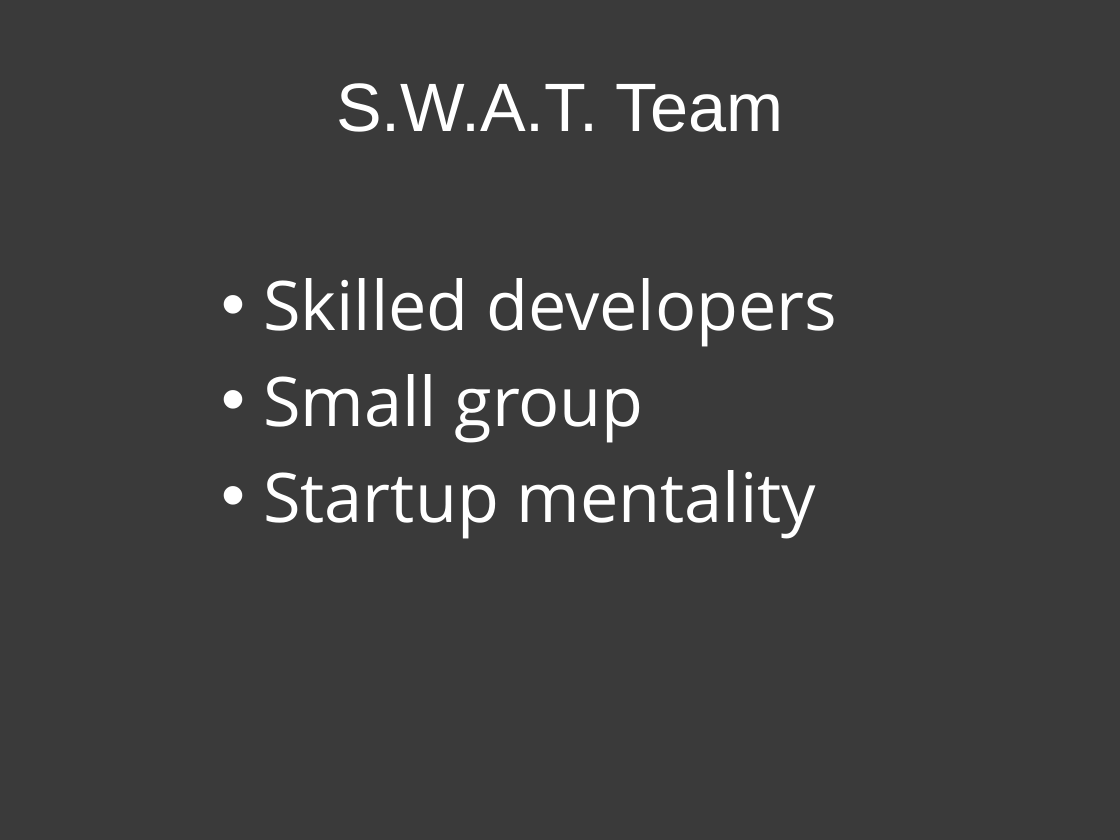
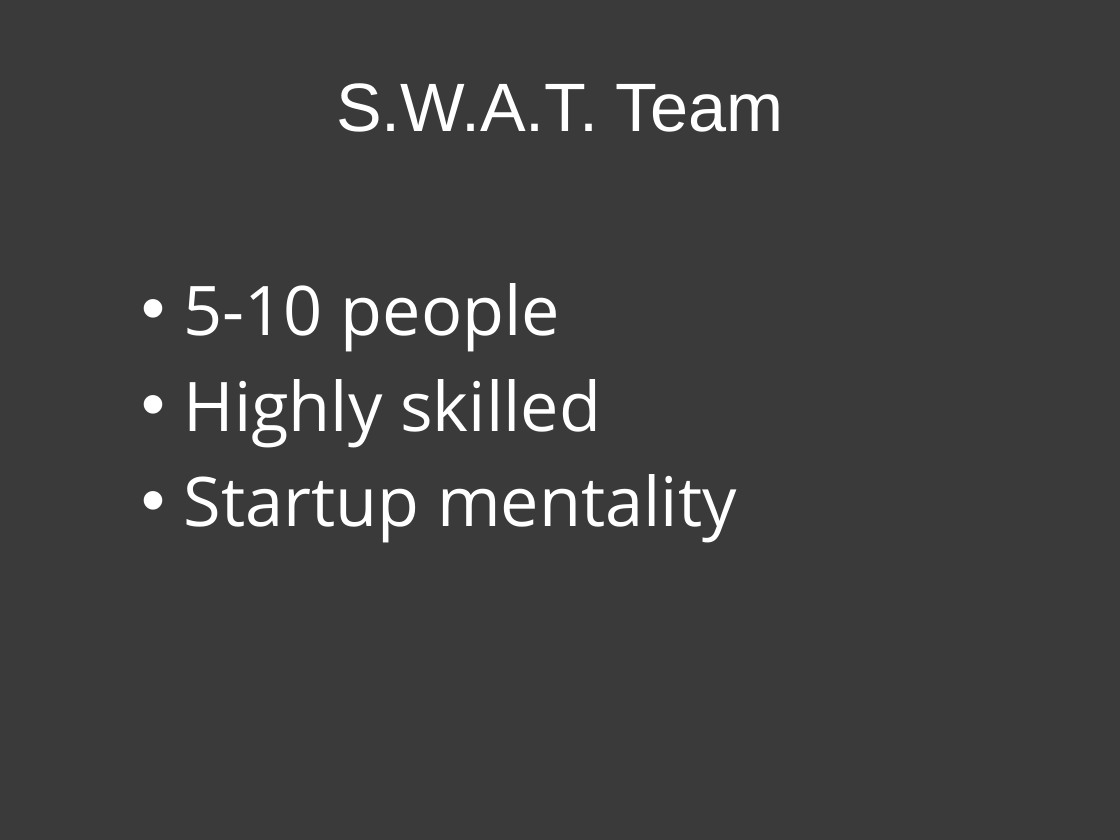
Before and after one commit to patik/code-sprint, a slide deck: slide 4 of code-sprint.pptx. Drawn at 1120x840 pixels with LibreOffice and Linux fonts; fonts in the diff are those of the drawing. Boxes give left, top, right and bottom in pixels: in the first picture for what was removed or moved away, otherwise in the second. Text is boxed around its words. In the diff, an @@ line names an element or a change of style, - is before the commit and + after.

```diff
--- a/code-sprint.pptx
+++ b/code-sprint.pptx
@@ text "5-10 people": place and size @@
-text "5-10 people" at (263,278,837,539)
+text "5-10 people" at (184,283,736,543)
@@ text at (184,283,601,448): text changed @@
-• Skilled developers
-• Small group
+• 5-10 people
+• Highly skilled
```
Also in this commit, not shown: 14 other slides changed, 1 other file.
